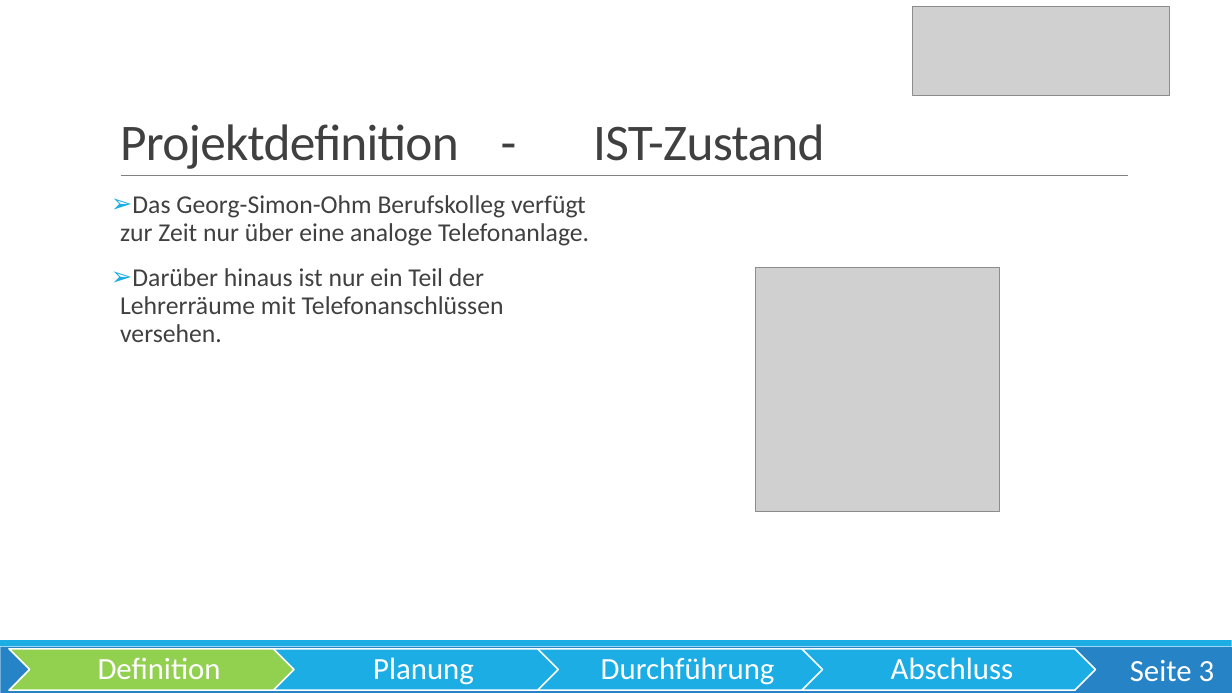
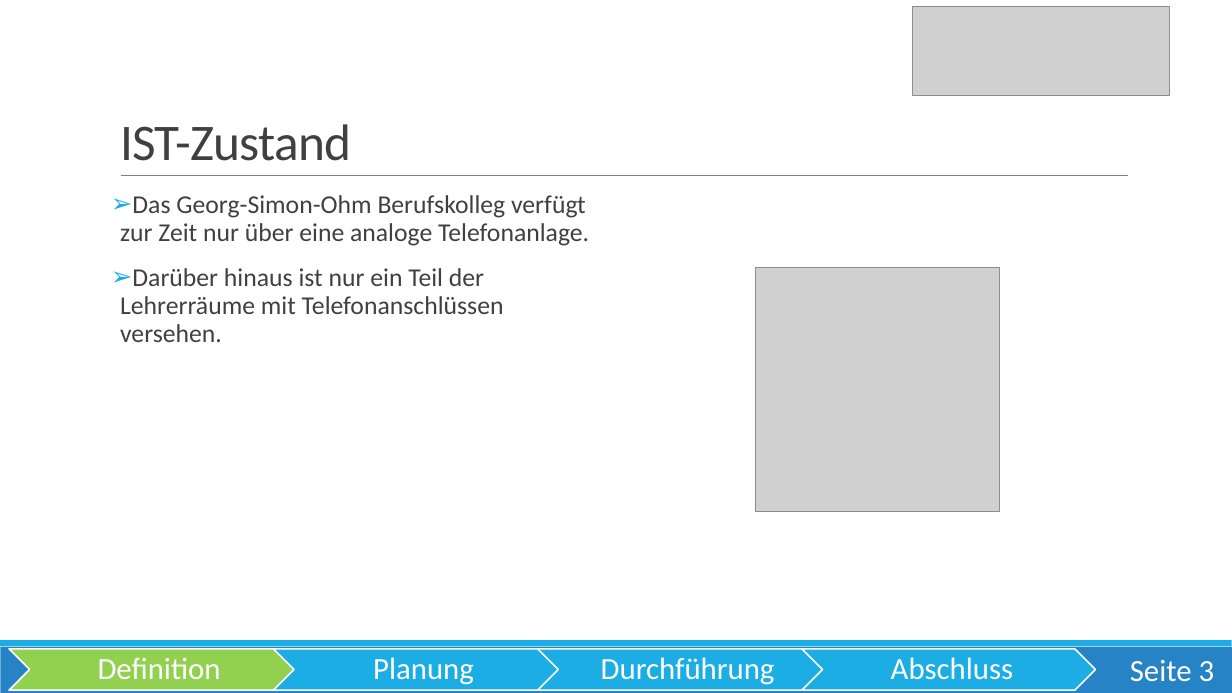
Before and after one commit to OberstufenprojektVOIP/OSP_VOIP, a slide deck: slide 3 of Pr-sentation/Präsentation VoIP Echt.pptx. Drawn at 1232x693 pixels with LibreOffice and Linux fonts; fonts in the diff are those of the drawing; grey boxes stand for pictures. Boxes give left, top, right and bottom in pixels: in the first picture for what was removed or moved away, otherwise in the second. Text is boxed around its words. In the diff, an @@ line names an element or a change of style, - is before the commit and + after.

```diff
--- a/Pr-sentation/Präsentation VoIP Echt.pptx
+++ b/Pr-sentation/Präsentation VoIP Echt.pptx
@@ title at [120,124,352,161]: text changed @@
-Projektdefinition - IST-Zustand
+IST-Zustand
```
Also in this commit, not shown: 12 other slides changed, 11 slides added, 3 slides removed.
